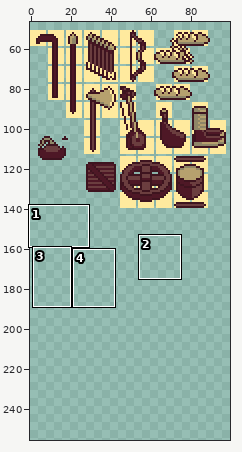
Two states of a pixel-art file, art_workspace/sprite/biblioteca.aseprite. The picture above shows the old version from afar; the outline marks the close-up.
Close-up. Before the commit:
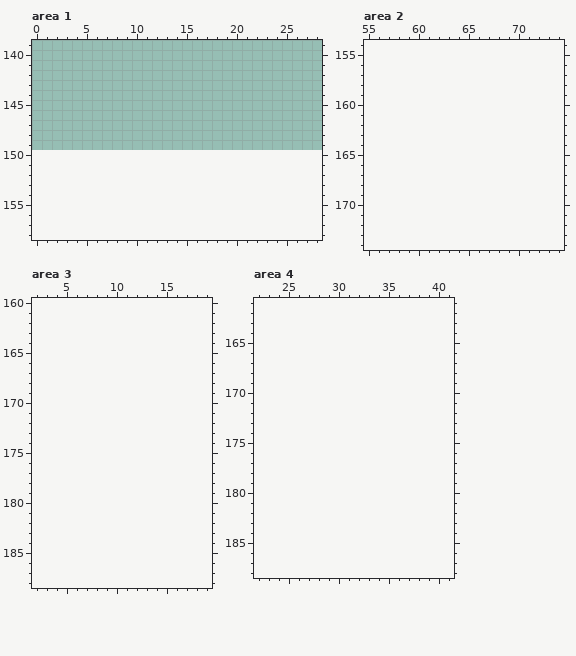
100x100 pixels, 1 frame. Shown: area 1: x 0..28, y 139..158; area 2: x 55..74, y 154..174; area 3: x 2..19, y 160..188; area 4: x 22..41, y 161..188. The old version is drawn lined up with the new one, on the new canvas. The wide view leaves out empty margins. The commit also changed other parts of the picture, which this record leaves out.
The result:
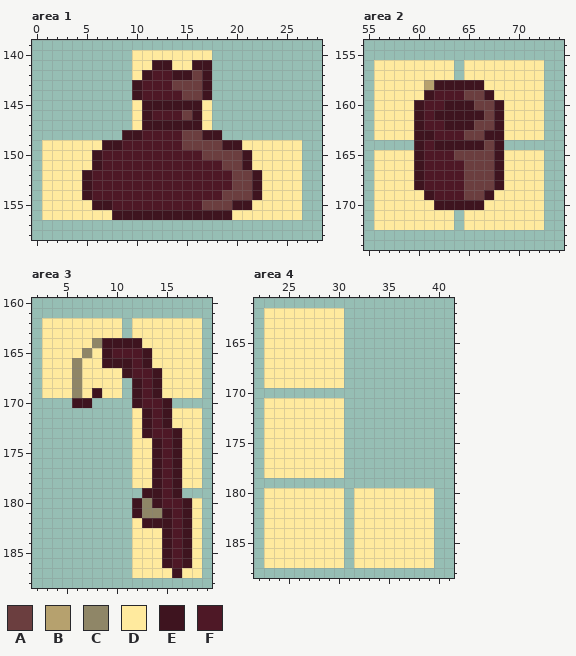
Palette (. is transparent): A #6b3e3f  B #b6a16e  C #8f8667  D #ffea9e  E #3e141f  F #4e1826
From old to new:
canvas 100x100 -> 100x300, the old top-left corner now at 0,50
Changed rows in their new state; - is an unchanged pixel.
Area 1:
first column x 1:
140 ---------DDDDDDDD---------
141 ---------DDEEDDEE---------
142 ---------DEFFEEAE---------
143 ---------EFFFAAAE---------
144 ---------EFFFFAAE---------
145 ---------DEEEEEED---------
146 ---------DEFFFAED---------
147 ---------DEEEEEED---------
148 --------EEFFFFAAEE--------
149 DDDDDDEEFFFFFFAAAAEEDDDDDD
150 DDDDDEFFFFFFFFFFAAAAEDDDDD
151 DDDDDEFFFFFFFFFFFFAAEDDDDD
152 DDDDEFFFFFFFFFFFFFFAAEDDDD
153 DDDDEFFFFFFFFFFFFFFAAEDDDD
154 DDDDEFFFFFFFFFFFFFAAAEDDDD
155 DDDDDEEFFFFFFFFFAAAEEDDDDD
156 DDDDDDDEEEEEEEEEEEEDDDDDDD
Area 2:
first column x 56:
156 DDDDDDDD-DDDDDDDD
157 DDDDDDDD-DDDDDDDD
158 DDDDDBEEEEEDDDDDD
159 DDDDDEFFFAAEDDDDD
160 DDDDEFFEEEAAEDDDD
161 DDDDEFEEEEEAEDDDD
162 DDDDEFFEEEAAEDDDD
163 DDDDEEFFFAAEEDDDD
164 ----EFEEEEEAE----
165 DDDDEFFFAAAAEDDDD
166 DDDDEFFFFAAAEDDDD
167 DDDDEFFFFAAAEDDDD
168 DDDDEFFFFAAAEDDDD
169 DDDDDEFFFAAEDDDDD
170 DDDDDDEEEEEDDDDDD
171 DDDDDDDD-DDDDDDDD
172 DDDDDDDD-DDDDDDDD
Area 3:
first column x 3:
162 DDDDDDDD-DDDDDDD
163 DDDDDDDD-DDDDDDD
164 DDDDDCEEEEDDDDDD
165 DDDDCDEFFFEDDDDD
166 DDDCDDEEEFEDDDDD
167 DDDCDDDDEFFEDDDD
168 DDDCDDDD-EFEDDDD
169 DDDCDEDD-EFEDDDD
170 ---EE----EFFE---
171 ---------DEFEDDD
172 ---------DEFEDDD
173 ---------DEFFEDD
174 ---------DDEFEDD
175 ---------DDEFEDD
176 ---------DDEFEDD
177 ---------DDEFEDD
178 ---------DDEFEDD
179 ----------EEFE--
180 ---------ECEFFED
181 ---------ECCEFED
182 ---------DEEEFED
183 ---------DDDEFED
184 ---------DDDEFED
185 ---------DDDEFED
186 ---------DDDEFED
187 ---------DDDDEDD
Area 4:
first column x 23:
162 DDDDDDDD---------
163 DDDDDDDD---------
164 DDDDDDDD---------
165 DDDDDDDD---------
166 DDDDDDDD---------
167 DDDDDDDD---------
168 DDDDDDDD---------
169 DDDDDDDD---------
171 DDDDDDDD---------
172 DDDDDDDD---------
173 DDDDDDDD---------
174 DDDDDDDD---------
175 DDDDDDDD---------
176 DDDDDDDD---------
177 DDDDDDDD---------
178 DDDDDDDD---------
180 DDDDDDDD-DDDDDDDD
181 DDDDDDDD-DDDDDDDD
182 DDDDDDDD-DDDDDDDD
183 DDDDDDDD-DDDDDDDD
184 DDDDDDDD-DDDDDDDD
185 DDDDDDDD-DDDDDDDD
186 DDDDDDDD-DDDDDDDD
187 DDDDDDDD-DDDDDDDD
Changed places in both close-ups, as pixel boxes (x1, y1, x2, y2):
added: (42, 50, 302, 220)
added: (374, 60, 544, 230)
added: (42, 318, 202, 578)
added: (264, 308, 434, 568)
